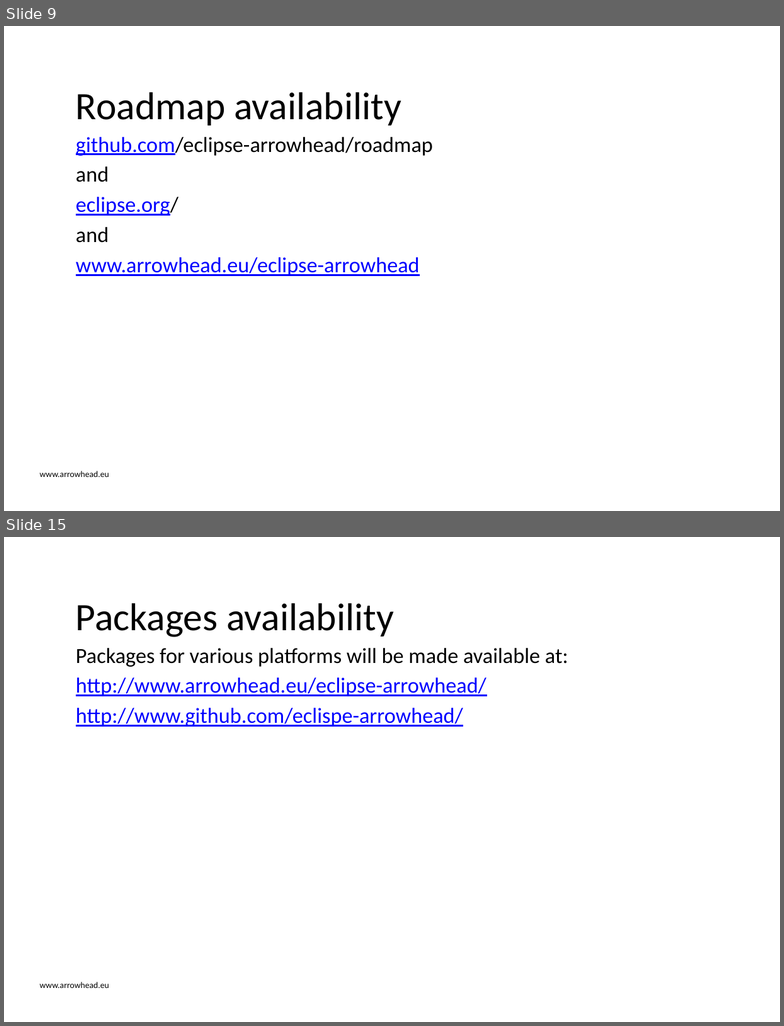
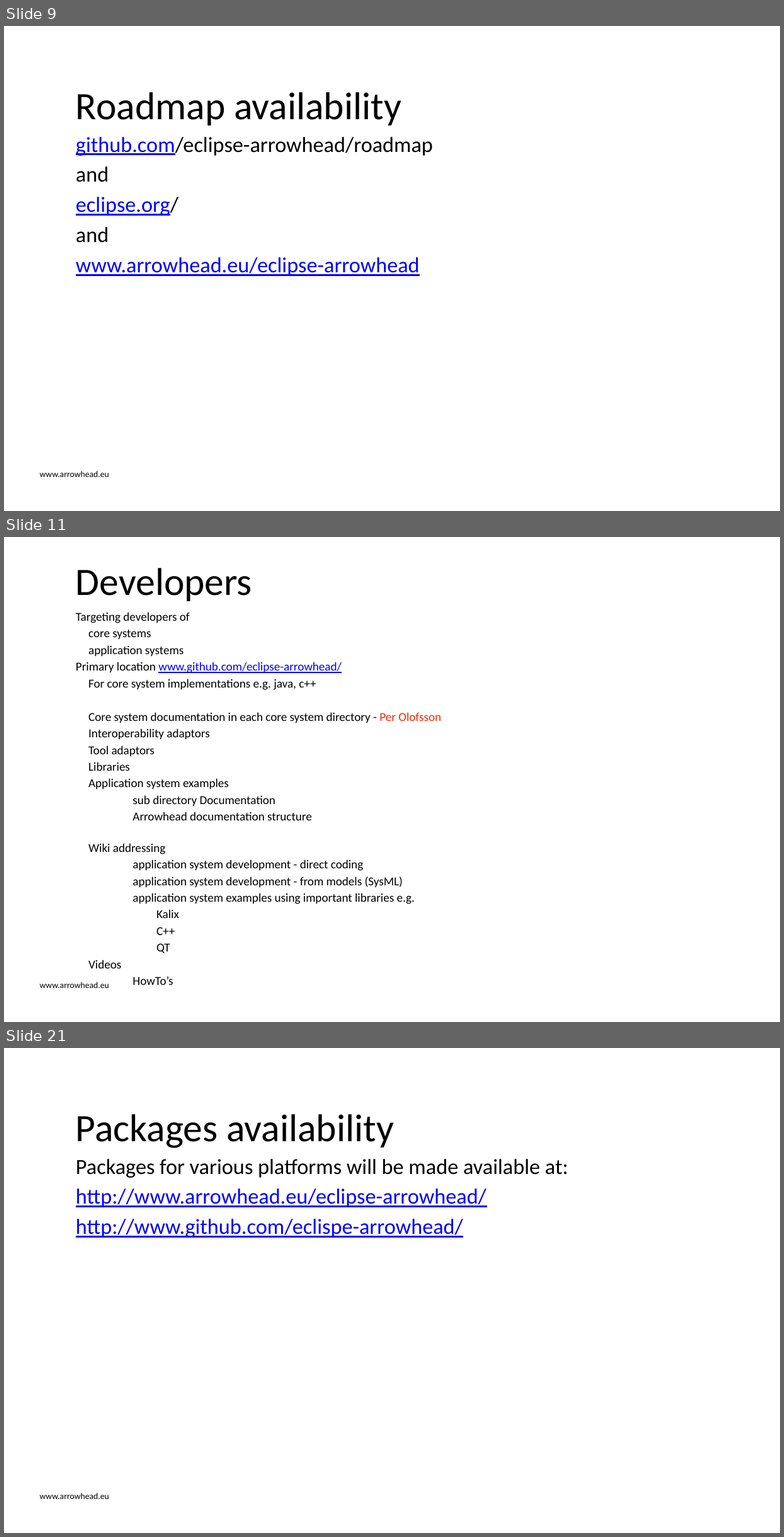
Before and after one commit to eclipse-arrowhead/roadmap, a slide deck: Governanace_strategy/Eclipse_Arrowhead_Roadmap_organisation.pptx. Shown one above the other, each under a label of ours: slides 9 and 15 before the commit, slides 9, 11 and 21 after it; the slides between them are not shown. The pictures are 784x1026 and 784x1537 pixels, drawn with LibreOffice and Linux fonts; fonts in the diff are those of the drawing; background and template pictures are left out. Boxes give left, top, right and bottom in pixels: in the first picture for what was removed or moved away, otherwise in the second. Text is boxed around its words. In the diff, an @@ line names an element or a change of style, - is before the commit and + after.

Commit message:
Roadmap WG MoM 210609
Including Documentation strategy in the Roadmap governance document

```diff
--- a/Governanace_strategy/Eclipse_Arrowhead_Roadmap_organisation.pptx
+++ b/Governanace_strategy/Eclipse_Arrowhead_Roadmap_organisation.pptx
@@ slide 11 added at bbox=[4, 537, 780, 1022], background #FFFFFF; not listed: 1 template element that a slide beside it also shows @@
@@ title added at bbox=[76, 568, 252, 601], 36 pt, text #000000 @@
+Developers
@@ text added at bbox=[76, 612, 441, 985], 11.2 pt, text #000000 @@
+Targeting developers of
+  core systems
+  application systems
+Primary location www.github.com/eclipse-arrowhead/
+  For core system implementations e.g. java, c++
+  Core system documentation in each core system directory - Per Olofsson
+  Interoperability adaptors
+  Tool adaptors
+  Libraries
+  Application system examples
+    sub directory Documentation
+    Arrowhead documentation structure
+  Wiki addressing
+    application system development - direct coding
+    application system development - from models (SysML)
+    application system examples using important libraries e.g.
+      Kalix
+      C++
+      QT
+  Videos
+    HowTo’s
@@ what was slide 15 is now slide 21 @@
```
Also in this commit, not shown: 7 slides changed, 5 other slides added, 6 other files.
